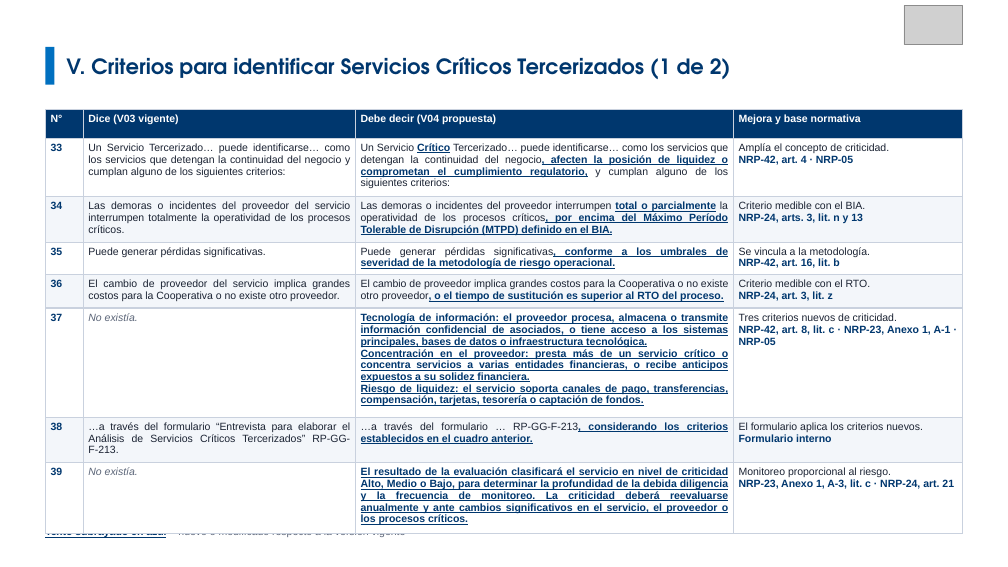
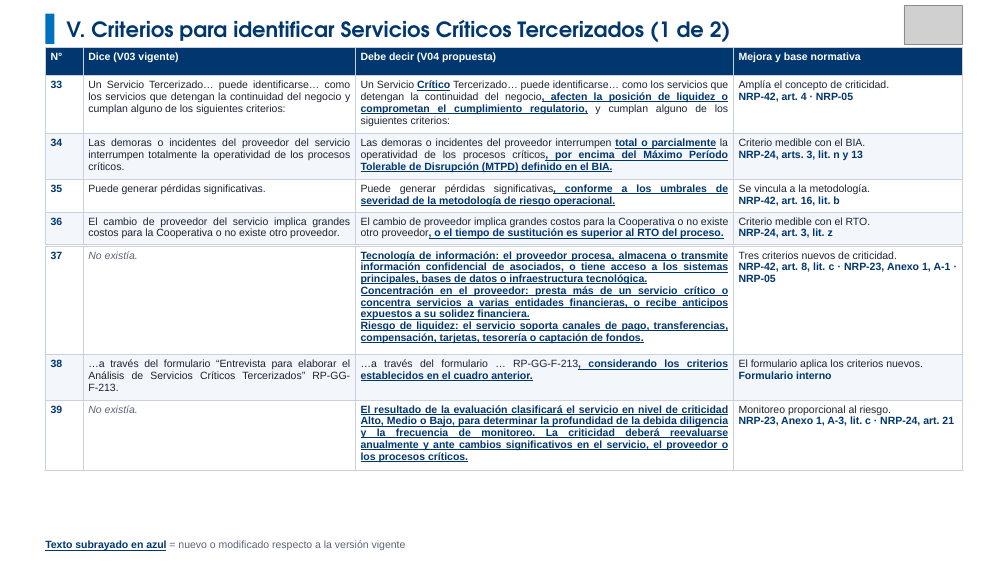
Before and after one commit to menjivar201280/riesgo, a slide deck: slide 8 of comparativo-comite-riesgos/Comparativo_Comite_Riesgos_V03_vs_V04.pptx. Drawn at 1008x567 pixels with LibreOffice and Linux fonts; fonts in the diff are those of the drawing; grey boxes stand for pictures. Boxes give left, top, right and bottom in pixels: in the first picture for what was removed or moved away, otherwise in the second. Text is boxed around its words. In the diff, an @@ line names an element or a change of style, - is before the commit and + after.

```diff
--- a/comparativo-comite-riesgos/Comparativo_Comite_Riesgos_V03_vs_V04.pptx
+++ b/comparativo-comite-riesgos/Comparativo_Comite_Riesgos_V03_vs_V04.pptx
@@ rectangle: place and size @@
-rectangle at [45,47,54,85]
+rectangle at [45,14,54,44]
@@ text "V. Criterios para identificar Servicios ...": place and size @@
-text "V. Criterios para identificar Servicios ..." at [66,57,731,79]
+text "V. Criterios para identificar Servicios ..." at [66,20,731,42]
@@ table: place and size @@
-table at [45,110,963,446]
+table at [45,47,963,383]
@@ table: place and size @@
-table at [45,309,963,533]
+table at [45,246,963,470]
@@ text "Texto subrayado en azul = ...": place and size @@
-text "Texto subrayado en azul = ..." at [45,527,406,538]
+text "Texto subrayado en azul = ..." at [45,540,406,551]
```
Also in this commit, not shown: 9 other slides changed.
